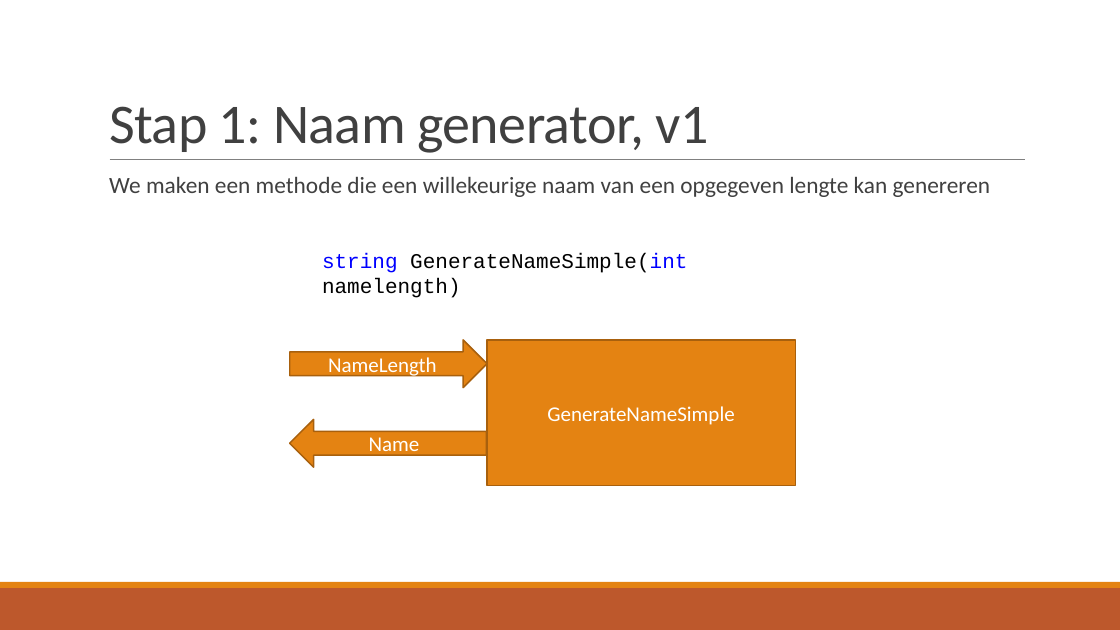
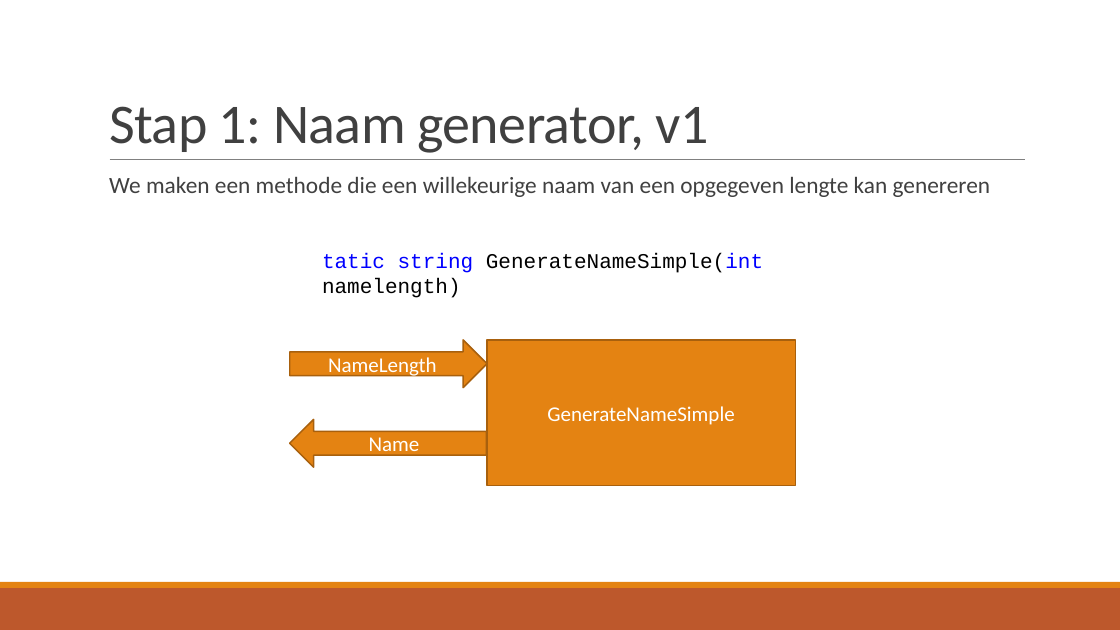
Before and after one commit to v-nys/cursusprogrammeren, a slide deck: slide 6 of _SLIDES/DEEL1/H6/6_Fun with methods.pptx (slide 5 before the commit). Drawn at 1120x630 pixels with LibreOffice and Linux fonts; fonts in the diff are those of the drawing. Boxes give left, top, right and bottom in pixels: in the first picture for what was removed or moved away, otherwise in the second. Text is boxed around its words. In the diff, an @@ line names an element or a change of style, - is before the commit and + after.

```diff
--- a/_SLIDES/DEEL1/H6/6_Fun with methods.pptx
+++ b/_SLIDES/DEEL1/H6/6_Fun with methods.pptx
@@ text at (x1=322, y1=253, x2=763, y2=298): text changed @@
-string GenerateNameSimple(int namelength)
+tatic string GenerateNameSimple(int namelength)
```
Also in this commit, not shown: 1 slide added, 2 other files.
